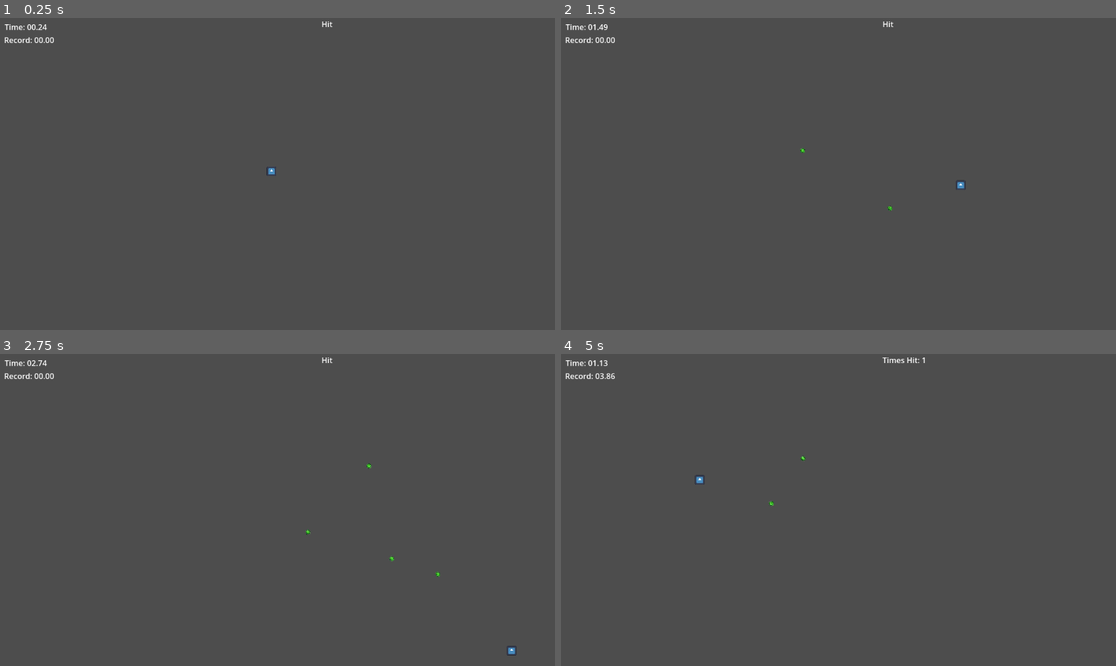
Above: before the commit, frames 1-4 (two rows, left to right).
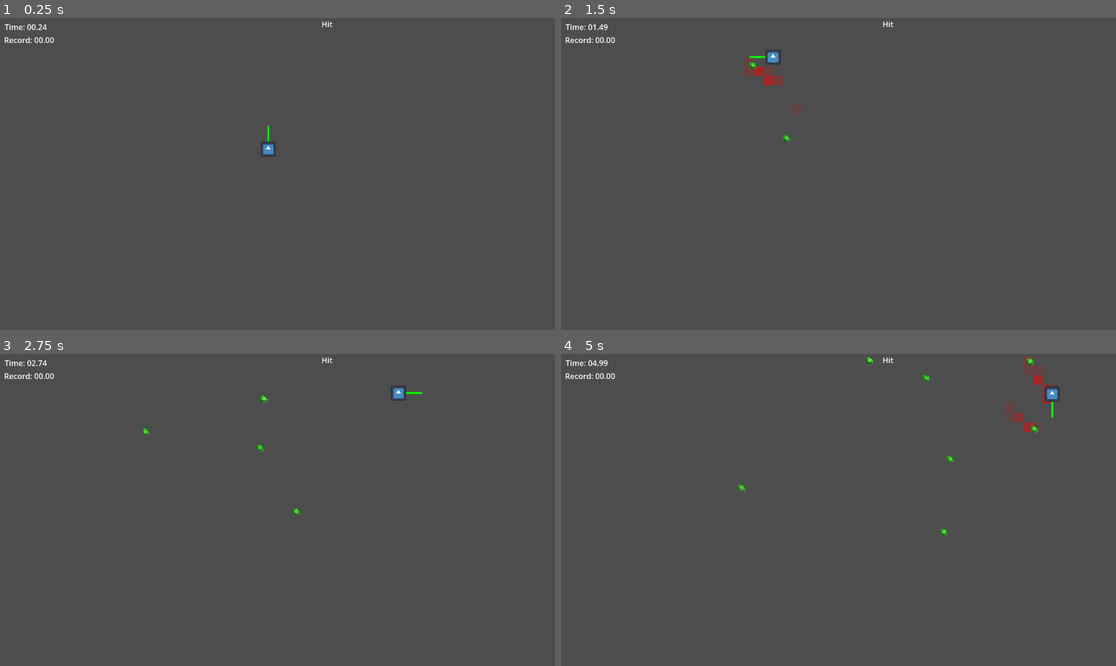
Above: after the commit, the same moments.

Repository: Greeper-T/Ai-Dodging
Game: Godot game, scene res://Scenes/Game.tscn
The game is run twice, just before and just after one commit, with the same random seed, the same clock (stepped at 60 frames per second) and the same inputs. The engine's default icon, where the game draws it, is replaced by a stand-in: a white triangle on a blue panel in a dark square.
Inputs:
- Up to frame 1 (0.25 s): no input
- Up to frame 2 (1.5 s): hold D (moveRight) 0.53-1.28 s; tap Space (dash) at 0.6, 1.35 s; hold S (moveDown) from 1.28 s (still down)
- Up to frame 3 (2.75 s): release S (moveDown) at 2.03 s; hold D (moveRight) from 2.03 s (still down); tap Space (dash) at 2.1 s
- Up to frame 4 (5 s): release D (moveRight) at 2.78 s; hold W (moveUp) 2.78-3.53 s; tap Space (dash) at 2.85, 3.6, 4.35 s; hold A (moveLeft) from 3.53 s (still down)

The runs differ from the first frame. In frame 1, 0.1% of the frame differs, in the area x 46-50%, y 34-51%; in frame 2, 0.5%; in frame 3, 0.3%; in frame 4, 0.8%, in the area x 5-90%, y 0-59%.

Commit message:
new ai thingy

Diff:
--- a/trying-to-make-dodge/Scenes/Game.tscn
+++ b/trying-to-make-dodge/Scenes/Game.tscn
@@ -42,4 +42,4 @@
 text = "Record: 00.00"
 
 [node name="Camera2D" type="Camera2D" parent="."]
-zoom = Vector2(0.775, 0.775)
+zoom = Vector2(1.225, 1.225)
--- a/trying-to-make-dodge/Scripts/MainGame.gd
+++ b/trying-to-make-dodge/Scripts/MainGame.gd
@@ -1,8 +1,8 @@
 extends Node2D
 
 @export var bullet_scene: PackedScene
-@export var spawn_radius_min := 150.0
-@export var spawn_radius_max := 350.0
+@export var spawn_radius_min : float = 150.0
+@export var spawn_radius_max : float = 350.0
 
 @onready var player := $Player
 @onready var bullet_container := $ProjectileContainer
@@ -13,30 +13,73 @@
 var timesHit = 0
 var longestTimeAlive := 0.0
 
+# Creating a danger grid for the AI
+const GRID_SIZE := 11
+const CELL_SIZE := 16
+const GRID_CENTER: int = GRID_SIZE / 2
+
+# Balanced settings for normal bullet speeds (100-150)
+# Increase PREDICTION_STEPS for faster bullets
+const PREDICTION_STEPS := 10
+const STEP_TIME := 0.05
+
+var danger_grid := PackedFloat32Array()
+var last_ai_direction := Vector2.ZERO
+var last_dash_time := 0.0
+
 func _ready():
 	timer.timeout.connect(spawn_bullet)
 
 func _physics_process(delta: float) -> void:
+	danger_grid = compute_danger_grid()
+	queue_redraw()
+
+	var ai_dir := compute_ai_direction()
+	player.desired_direction = ai_dir
+	player.wants_to_dash = should_ai_dash(delta)
+
 	elapsedTime += delta
 	updateLabel()
 
+func should_ai_dash(delta: float) -> bool:
+	last_dash_time += delta
+
+	# Don't dash too frequently (adjust for faster bullets)
+	if last_dash_time < 0.25:  # Reduced from 0.3 for faster reaction
+		return false
+
+	var center_idx := GRID_CENTER * GRID_SIZE + GRID_CENTER
+	var center_danger := danger_grid[center_idx]
+
+	# Lower threshold for faster bullets - dash earlier
+	if center_danger < 0.4:  # Reduced from 0.5
+		return false
+
+	# Check if dashing in the current direction would help
+	if last_ai_direction != Vector2.ZERO:
+		var dash_danger := sample_danger_along_path(last_ai_direction, 3)
+
+		# Dash if it would take us to a safer location
+		if dash_danger < center_danger * 0.7:  # More lenient threshold
+			last_dash_time = 0.0
+			return true
+
+	return false
 
 func updateLabel():
 	var seconds := int(elapsedTime)
 	var milliseconds := int((elapsedTime - seconds) * 100)
 
 	if seconds == 15:
-		timer.wait_time = .05
+		timer.wait_time = .3
 	if seconds == 30:
-		timer.wait_time = .1
+		timer.wait_time = .2
 
 	timeLabel.text = "Time: %02d.%02d" % [seconds, milliseconds]
-
 
 func get_random_spawn_position() -> Vector2:
 	var angle = randf() * TAU
 	var distance = randf_range(spawn_radius_min, spawn_radius_max)
-
 	return player.global_position + Vector2(cos(angle), sin(angle)) * distance
 
 func reset():
@@ -53,14 +96,194 @@
 	timer.wait_time = .5
 	timesHit += 1
 	$UI/TimesHitLabel.text = "Times Hit: " + str(timesHit)
+
 	for child in bullet_container.get_children():
 		child.queue_free()
 
 func spawn_bullet():
 	var bullet = bullet_scene.instantiate()
 	bullet.global_position = get_random_spawn_position()
-
 	var dir_to_player = (player.global_position - bullet.global_position).normalized()
 	bullet.direction = dir_to_player
-
 	bullet_container.add_child(bullet)
+
+func _draw():
+	if danger_grid.is_empty():
+		return
+
+	# Draw danger grid
+	for y in range(GRID_SIZE):
+		for x in range(GRID_SIZE):
+			var value := danger_grid[y * GRID_SIZE + x]
+			if value <= 0.0:
+				continue
+
+			var alpha: float = clamp(float(value), 0.0, 1.0)
+			var rect_pos : Vector2 = player.global_position + Vector2(
+				(x - GRID_CENTER) * CELL_SIZE,
+				(y - GRID_CENTER) * CELL_SIZE
+			)
+
+			draw_rect(
+				Rect2(rect_pos, Vector2(CELL_SIZE, CELL_SIZE)),
+				Color(1, 0, 0, alpha * 0.5)
+			)
+
+	# Draw AI direction indicator
+	if last_ai_direction != Vector2.ZERO:
+		draw_line(
+			player.global_position,
+			player.global_position + last_ai_direction * 40,
+			Color.GREEN,
+			3
+		)
+
+func compute_danger_grid() -> PackedFloat32Array:
+	var grid: PackedFloat32Array = PackedFloat32Array()
+	grid.resize(GRID_SIZE * GRID_SIZE)
+	grid.fill(0.0)
+
+	for child in bullet_container.get_children():
+		var bullet := child as Area2D
+		if bullet == null:
+			continue
+		if not bullet.has_method("get_velocity"):
+			continue
+
+		var velocity: Vector2 = bullet.get_velocity()
+
+		# Add current position danger
+		add_danger_at_position(bullet.global_position, grid, 1.0)
+
+		# Add predicted future positions
+		for i in range(PREDICTION_STEPS):
+			var future_pos: Vector2 = bullet.global_position + velocity * ((i + 1) * STEP_TIME)
+			var weight := 1.0 - (float(i) / PREDICTION_STEPS) * 0.3  # Slight decay over distance
+			add_danger_at_position(future_pos, grid, weight)
+
+	return grid
+
+func add_danger_at_position(world_pos: Vector2, grid: PackedFloat32Array, weight: float = 1.0) -> void:
+	var rel: Vector2 = world_pos - player.global_position
+
+	var gx: int = int(floor(rel.x / CELL_SIZE)) + GRID_CENTER
+	var gy: int = int(floor(rel.y / CELL_SIZE)) + GRID_CENTER
+
+	if gx < 0 or gx >= GRID_SIZE or gy < 0 or gy >= GRID_SIZE:
+		return
+
+	var idx: int = gy * GRID_SIZE + gx
+	var dist: float = rel.length()
+
+	# Adjusted danger calculation - less aggressive
+	var danger_value := weight * 1.5 / (dist * 0.08 + 1.0)
+	grid[idx] += danger_value
+	grid[idx] = clamp(grid[idx], 0.0, 1.5)  # Lower max danger
+
+func compute_ai_direction() -> Vector2:
+	var best_dir := Vector2.ZERO
+	var lowest_danger := INF
+
+	# Check 8 cardinal and diagonal directions
+	var directions := [
+		Vector2.UP,
+		Vector2.DOWN,
+		Vector2.LEFT,
+		Vector2.RIGHT,
+		Vector2(-1, -1).normalized(),
+		Vector2(1, -1).normalized(),
+		Vector2(-1, 1).normalized(),
+		Vector2(1, 1).normalized()
+	]
+
+	for dir in directions:
+		# Sample danger along path
+		var danger := sample_danger_along_path(dir, 2)
+
+		# Add boundary penalty (now fixed to only apply near edges)
+		var boundary_penalty := get_boundary_penalty(dir)
+		danger += boundary_penalty
+
+		# Small penalty for changing direction (momentum)
+		if last_ai_direction != Vector2.ZERO and dir.dot(last_ai_direction) < 0.5:
+			danger += 0.05
+
+		if danger < lowest_danger:
+			lowest_danger = danger
+			best_dir = dir
+
+	# Debug print
+	if Engine.get_frames_drawn() % 30 == 0:
+		var stay_danger := danger_grid[GRID_CENTER * GRID_SIZE + GRID_CENTER]
+		var viewport_size = get_viewport_rect().size
+		print("AI Direction: ", best_dir, " | Move Danger: ", lowest_danger, " | Stay Danger: ", stay_danger, " | Pos: ", player.global_position, " | Viewport: ", viewport_size)
+
+	# Only stand still if there's truly no danger
+	var stay_danger := danger_grid[GRID_CENTER * GRID_SIZE + GRID_CENTER]
+	if stay_danger < 0.05 and stay_danger < lowest_danger:
+		best_dir = Vector2.ZERO
+
+	last_ai_direction = best_dir
+	return best_dir
+
+func sample_danger_along_path(dir: Vector2, depth: int) -> float:
+	if dir == Vector2.ZERO:
+		return danger_grid[GRID_CENTER * GRID_SIZE + GRID_CENTER]
+
+	var total_danger := 0.0
+
+	# Sample multiple cells along the path
+	for i in range(1, depth + 1):
+		var check_pos : Vector2 = player.global_position + dir * CELL_SIZE * i
+		var rel : Vector2 = check_pos - player.global_position
+
+		var gx := int(floor(rel.x / CELL_SIZE)) + GRID_CENTER
+		var gy := int(floor(rel.y / CELL_SIZE)) + GRID_CENTER
+
+		if gx < 0 or gx >= GRID_SIZE or gy < 0 or gy >= GRID_SIZE:
+			return 9999.0
+
+		var cell_danger := danger_grid[gy * GRID_SIZE + gx]
+		# Weight closer cells more heavily
+		total_danger += cell_danger * (1.0 / float(i))
+
+	return total_danger
+
+func get_boundary_penalty(dir: Vector2) -> float:
+	# Get actual visible area from camera if it exists
+	var camera := get_viewport().get_camera_2d()
+	var viewport_size: Vector2
+	var camera_offset := Vector2.ZERO
+
+	if camera:
+		# If there's a camera, get the visible rect
+		var zoom = camera.zoom
+		var screen_size = get_viewport_rect().size
+		viewport_size = screen_size / zoom
+		camera_offset = camera.global_position - viewport_size / 2
+	else:
+		# Fallback to viewport size
+		viewport_size = get_viewport_rect().size
+
+	var margin := 60.0
+	var future_pos :Vector2= player.global_position + dir * CELL_SIZE * 2
+	var penalty := 0.0
+
+	# Calculate boundaries relative to camera position
+	var left_bound := camera_offset.x + margin
+	var right_bound := camera_offset.x + viewport_size.x - margin
+	var top_bound := camera_offset.y + margin
+	var bottom_bound := camera_offset.y + viewport_size.y - margin
+
+	# Only add penalty if we're near a boundary AND moving towards it
+	if future_pos.x < left_bound and dir.x < 0:
+		penalty += (left_bound - future_pos.x) * 0.02
+	elif future_pos.x > right_bound and dir.x > 0:
+		penalty += (future_pos.x - right_bound) * 0.02
+
+	if future_pos.y < top_bound and dir.y < 0:
+		penalty += (top_bound - future_pos.y) * 0.02
+	elif future_pos.y > bottom_bound and dir.y > 0:
+		penalty += (future_pos.y - bottom_bound) * 0.02
+
+	return penalty
--- a/trying-to-make-dodge/Scripts/player.gd
+++ b/trying-to-make-dodge/Scripts/player.gd
@@ -3,7 +3,6 @@
 const MAX_SPEED = 200.0
 const ACCELERATION = 1200.0
 const FRICTION = 1000.0
-
 const DASH_SPEED = 600.0
 const DASH_TIME = 0.15
 const DASH_COOLDOWN = .1
@@ -13,7 +12,18 @@
 var dash_cooldown_timer := 0.0
 var was_dashing := false
 
+# These are set by the AI (or could be set by keyboard input)
+var desired_direction: Vector2 = Vector2.ZERO
+var wants_to_dash := false
+
+# Set this to false if you want manual keyboard control
+@export var ai_controlled := true
+
 func _physics_process(delta: float) -> void:
+	# Read input (either AI sets these variables, or we read keyboard)
+	if not ai_controlled:
+		read_keyboard_input()
+
 	if dash_cooldown_timer > 0.0:
 		dash_cooldown_timer -= delta
 
@@ -23,7 +33,6 @@
 		if not was_dashing:
 			set_collision_layer_value(1, false)
 			set_collision_layer_value(4, true)
-
 		dash_timer = max(dash_timer - delta, 0.0)
 		velocity = dash_direction * DASH_SPEED
 		move_and_slide()
@@ -34,33 +43,59 @@
 
 		handle_normal_movement(delta)
 
-		if Input.is_action_just_pressed("dash") and dash_cooldown_timer <= 0.0 and velocity.length() > 0.0:
-			start_dash(velocity.normalized())
+		if wants_to_dash and dash_cooldown_timer <= 0.0 and desired_direction.length() > 0.0:
+			start_dash(desired_direction.normalized())
 
 		move_and_slide()
 
+	# Clamp position to viewport boundaries
+	clamp_to_viewport()
+
 	was_dashing = is_dashing
 
+func clamp_to_viewport():
+	# Get actual visible area from camera if it exists
+	var camera := get_viewport().get_camera_2d()
+	var viewport_size: Vector2
+	var camera_offset := Vector2.ZERO
 
-func handle_normal_movement(delta: float):
-	var direction := Vector2.ZERO
+	if camera:
+		# If there's a camera, get the visible rect
+		var zoom = camera.zoom
+		var screen_size = get_viewport_rect().size
+		viewport_size = screen_size / zoom
+		camera_offset = camera.global_position - viewport_size / 2
+	else:
+		# Fallback to viewport size
+		viewport_size = get_viewport_rect().size
 
-	if Input.is_action_pressed("moveRight"):
-		direction.x += 1
-	if Input.is_action_pressed("moveLeft"):
-		direction.x -= 1
-	if Input.is_action_pressed("moveDown"):
-		direction.y += 1
-	if Input.is_action_pressed("moveUp"):
-		direction.y -= 1
+	var margin := 10.0
 
-	direction = direction.normalized()
+	# Clamp to camera-aware boundaries
+	global_position.x = clamp(global_position.x, camera_offset.x + margin, camera_offset.x + viewport_size.x - margin)
+	global_position.y = clamp(global_position.y, camera_offset.y + margin, camera_offset.y + viewport_size.y - margin)
+
+func handle_normal_movement(delta: float) -> void:
+	var direction := desired_direction.normalized()
 
 	if direction != Vector2.ZERO:
 		velocity = velocity.move_toward(direction * MAX_SPEED, ACCELERATION * delta)
 	else:
 		velocity = velocity.move_toward(Vector2.ZERO, FRICTION * delta)
 
+func read_keyboard_input():
+	var dir := Vector2.ZERO
+	if Input.is_action_pressed("moveRight"):
+		dir.x += 1
+	if Input.is_action_pressed("moveLeft"):
+		dir.x -= 1
+	if Input.is_action_pressed("moveDown"):
+		dir.y += 1
+	if Input.is_action_pressed("moveUp"):
+		dir.y -= 1
+
+	desired_direction = dir
+	wants_to_dash = Input.is_action_just_pressed("dash")
 
 func start_dash(direction: Vector2):
 	dash_direction = direction
--- a/trying-to-make-dodge/Scripts/virusMovement.gd
+++ b/trying-to-make-dodge/Scripts/virusMovement.gd
@@ -1,13 +1,10 @@
 extends Area2D
 
 
-func _ready() -> void:
-	pass # Replace with function body.
-
-@export var speed := randf_range(100,400)
+@export var speed := randf_range(100,150)
 var direction := Vector2.ZERO
 
-func _process(delta: float) -> void:
+func _physics_process(delta: float) -> void:
 	position += direction * speed * delta
 
 
@@ -18,5 +15,9 @@
 		queue_free()
 
 
+func get_velocity() -> Vector2:
+	return direction * speed
+
+
 func _on_timer_timeout() -> void:
 	queue_free()
